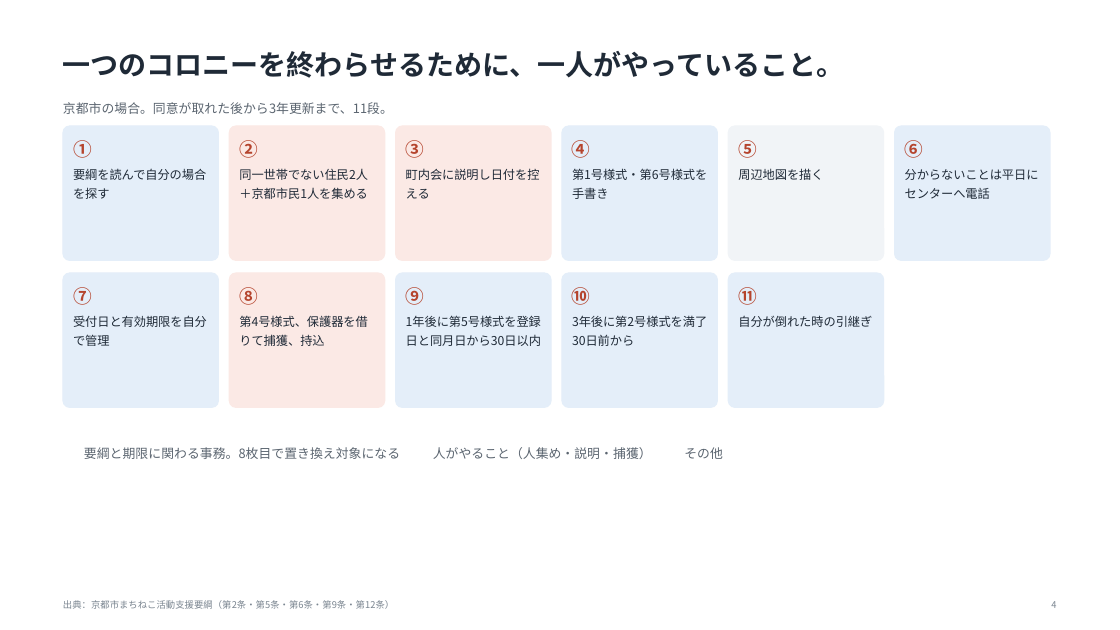
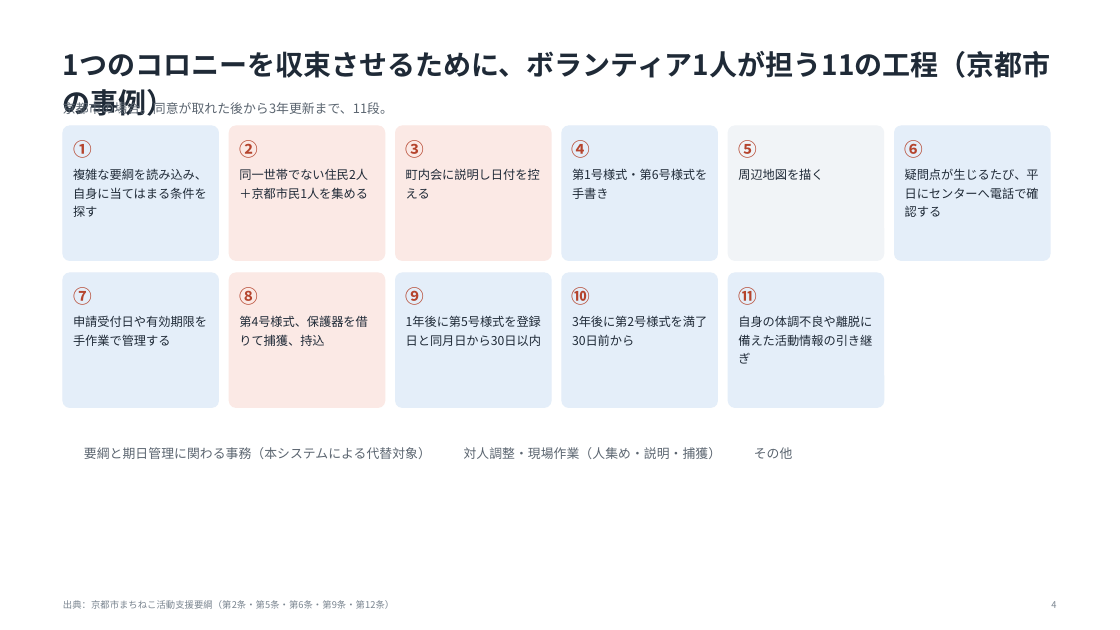
Before and after one commit to tsurutontan634/VORN, a slide deck: slide 4 of docs/deck3/nekonote_VORN2026.pptx. Drawn at 1120x630 pixels with LibreOffice and Linux fonts; fonts in the diff are those of the drawing. Boxes give left, top, right and bottom in pixels: in the first picture for what was removed or moved away, otherwise in the second. Text is boxed around its words. In the diff, an @@ line names an element or a change of style, - is before the commit and + after.

```diff
--- a/docs/deck3/nekonote_VORN2026.pptx
+++ b/docs/deck3/nekonote_VORN2026.pptx
@@ text at [63, 51, 1051, 116]: text changed @@
-一つのコロニーを終わらせるために、一人がやっていること。
+1つのコロニーを収束させるために、ボランティア1人が担う11の工程（京都市の事例）
@@ text at [73, 168, 207, 217]: text changed @@
-要綱を読んで自分の場合を探す
+複雑な要綱を読み込み、自身に当てはまる条件を探す
@@ text at [905, 168, 1039, 217]: text changed @@
-分からないことは平日にセンターへ電話
+疑問点が生じるたび、平日にセンターへ電話で確認する
@@ text at [73, 315, 207, 346]: text changed @@
-受付日と有効期限を自分で管理
+申請受付日や有効期限を手作業で管理する
@@ text at [738, 315, 872, 364]: text changed @@
-自分が倒れた時の引継ぎ
+自身の体調不良や離脱に備えた活動情報の引き継ぎ
@@ text at [84, 447, 793, 459]: text changed @@
-青 要綱と期限に関わる事務。8枚目で置き換え対象になる 赤 人がやること（人集め・説明・捕獲） 灰 その他
+青 要綱と期日管理に関わる事務（本システムによる代替対象） 赤 対人調整・現場作業（人集め・説明・捕獲） 灰 その他
```
Also in this commit, not shown: 17 other slides changed, 5 other files.
